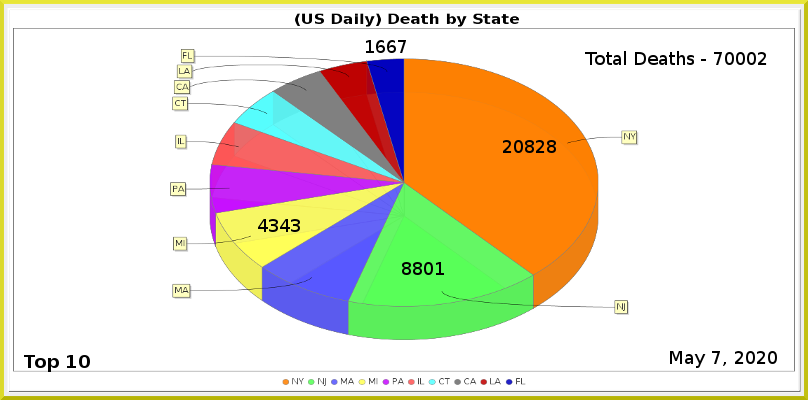
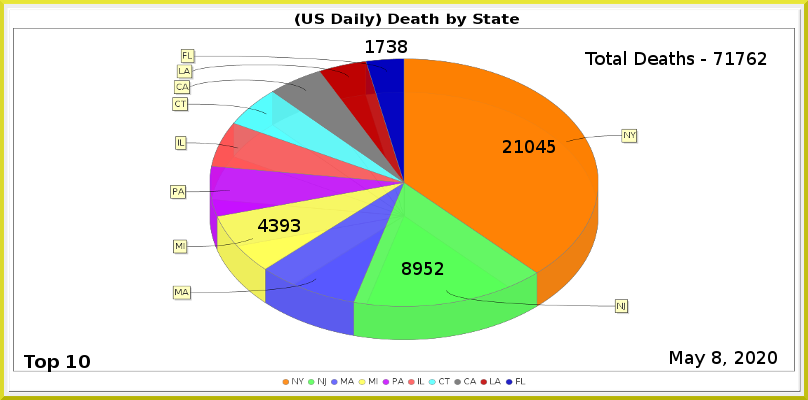
Two versions of the same layered image (808px x 400px). Layer-by-layer changes:
painted on "Least" over [376, 40, 407, 53]
painted on "MI" over [280, 219, 290, 232]
painted on "NJ" over [413, 262, 444, 275]
painted on "NY" over [514, 140, 556, 153]
renamed "Total Deaths - 70002" to "Total Deaths - 71762", painted on it over [725, 52, 756, 65]
painted on "Current Date" over [712, 351, 721, 364]
painted on "Death_by_State.png" over [170, 49, 639, 340]
